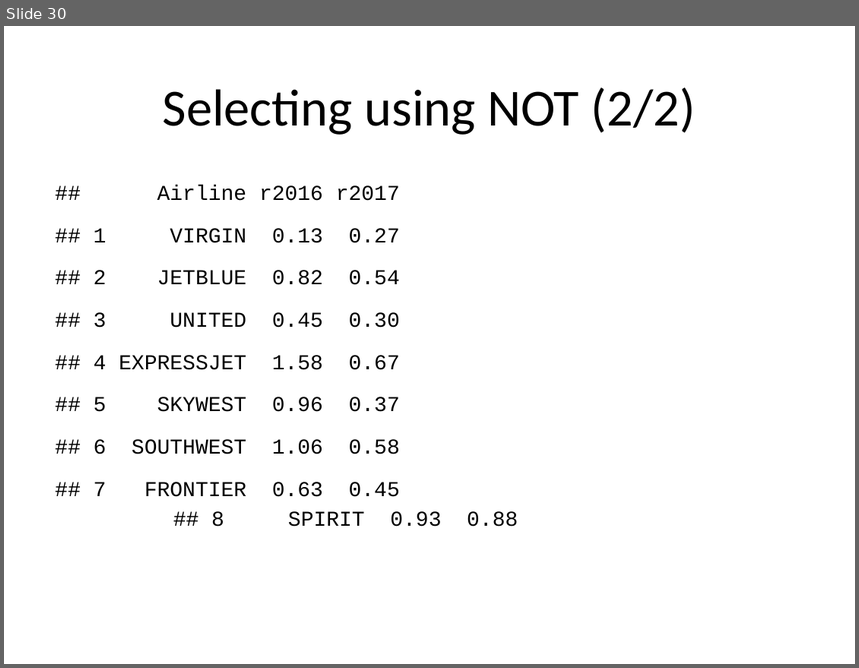
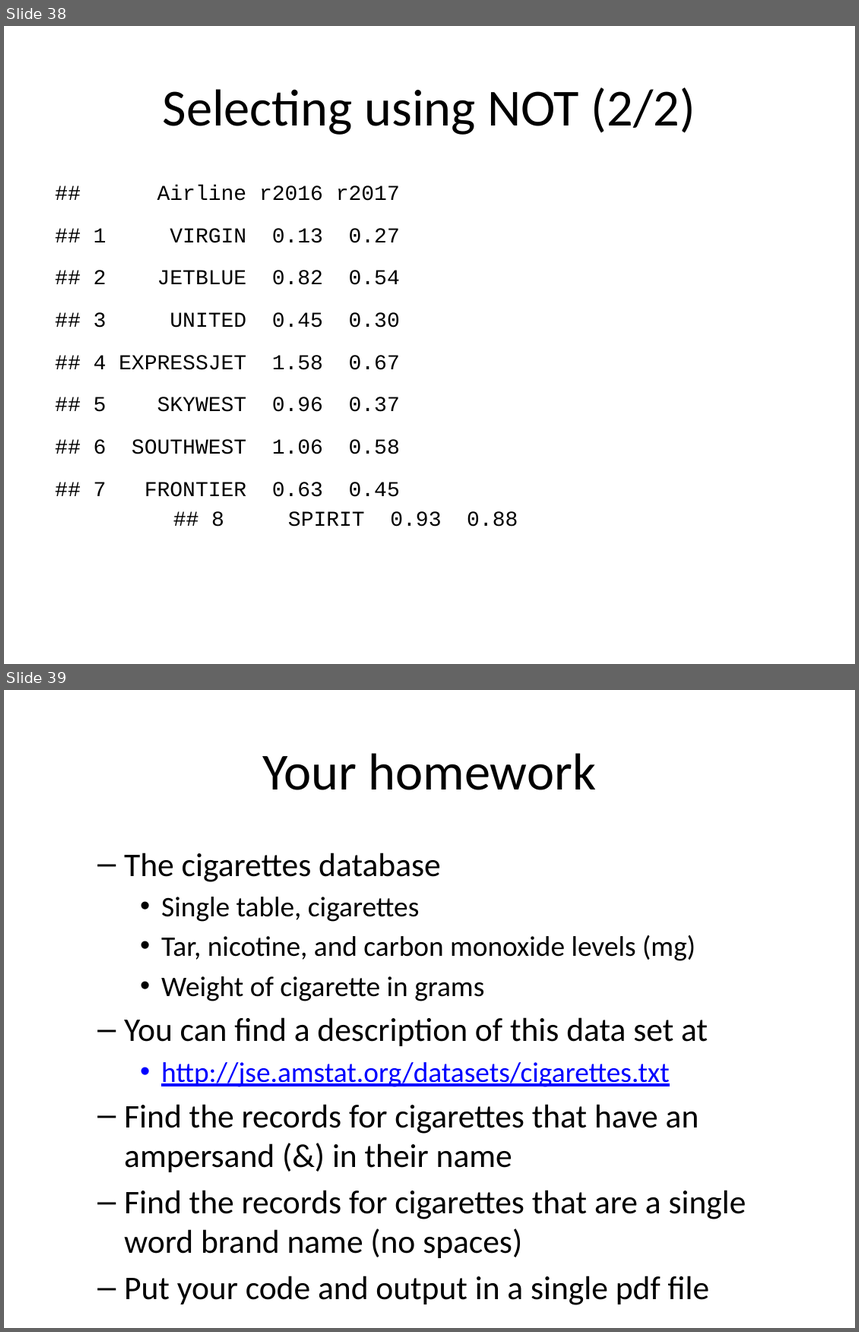
Before and after one commit to pmean/introduction-to-sql, a slide deck: src/where.pptx. Shown one above the other, each under a label of ours: slide 30 before the commit, slides 38 and 39 after it. The pictures are 859x668 and 859x1332 pixels, drawn with LibreOffice and Linux fonts; fonts in the diff are those of the drawing. Boxes give left, top, right and bottom in pixels: in the first picture for what was removed or moved away, otherwise in the second. Text is boxed around its words. In the diff, an @@ line names an element or a change of style, - is before the commit and + after.

```diff
--- a/src/where.pptx
+++ b/src/where.pptx
@@ slide 39 added at <box>4,690,855,1328</box>, background #FFFFFF @@
@@ title added at <box>262,753,597,790</box>, 44 pt, text #000000 @@
+Your homework
@@ text added at <box>124,853,747,1306</box>, 28 pt, text #000000 @@
+  – The cigarettes database
+    • Single table, cigarettes
+    • Tar, nicotine, and carbon monoxide levels (mg)
+    • Weight of cigarette in grams
+  – You can find a description of this data set at
+    • http://jse.amstat.org/datasets/cigarettes.txt
+  – Find the records for cigarettes that have an ampersand (&) in their name
+  – Find the records for cigarettes that are a single word brand name (no spaces)
+  – Put your code and output in a single pdf file
@@ what was slide 30 is now slide 38 @@
```
Also in this commit, not shown: 5 slides changed, 8 other slides added, 1 slide removed, 6 other files.
